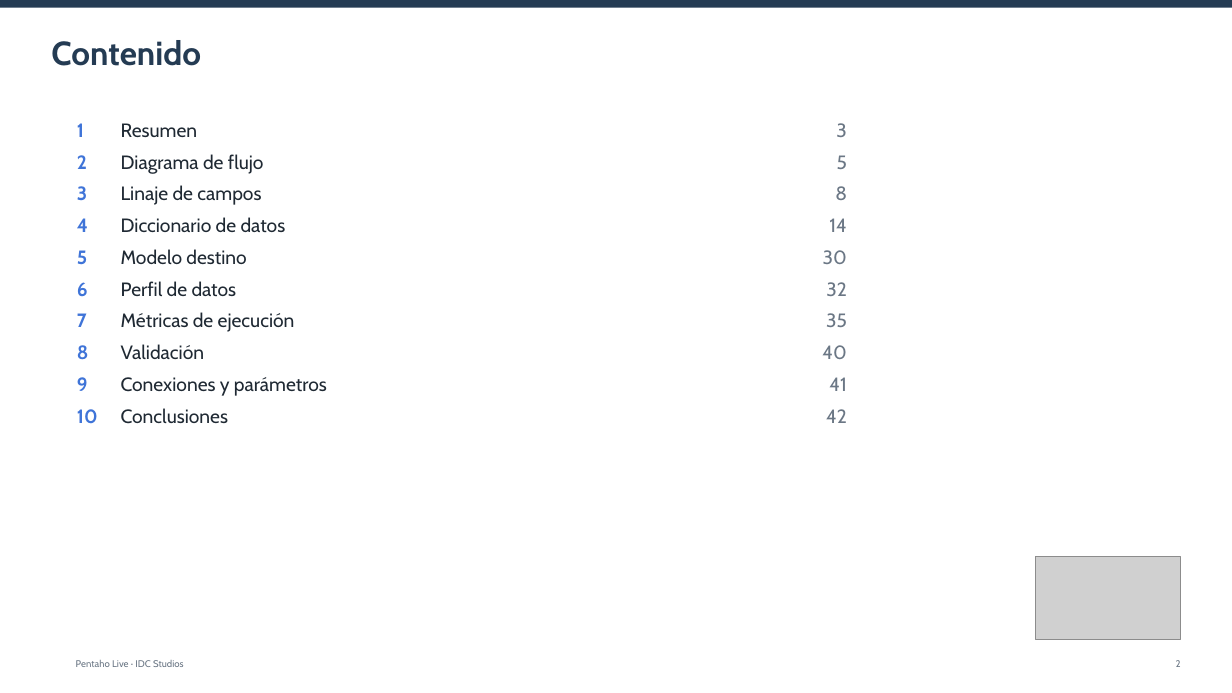
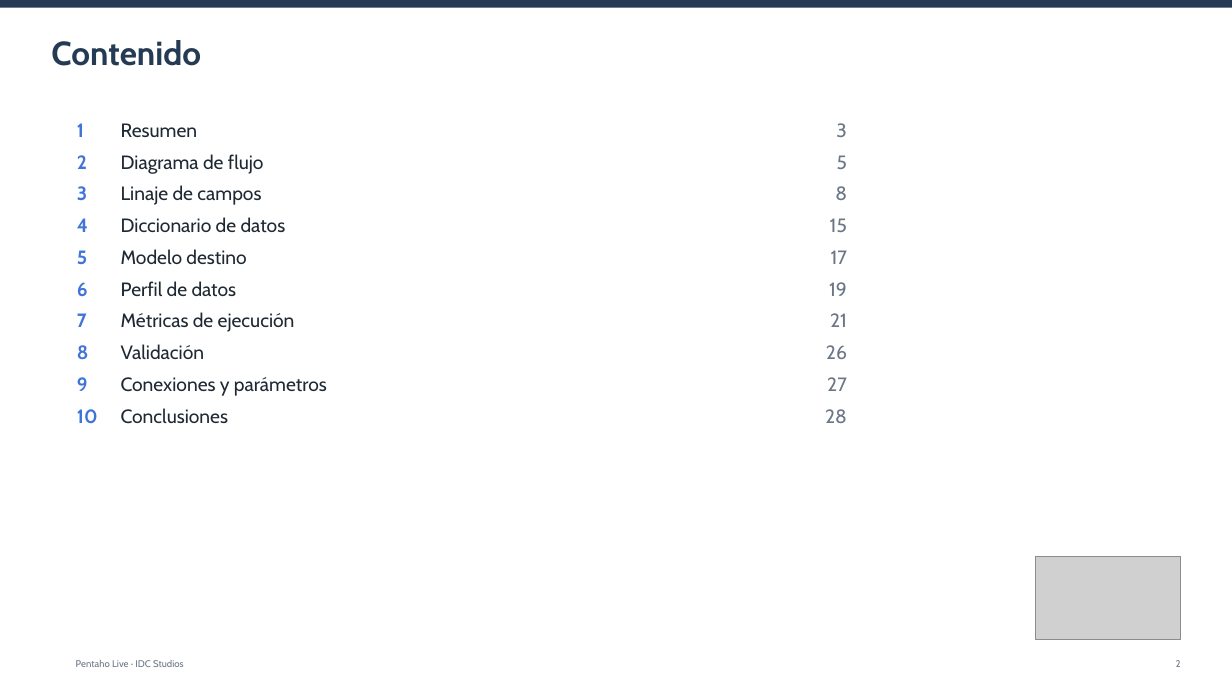
Before and after one commit to IvI2511/pentaho-mcp, a slide deck: slide 2 of ejemplo/informes/04_hechos_ventas.pptx. Drawn at 1232x693 pixels with LibreOffice and Linux fonts; fonts in the diff are those of the drawing; grey boxes stand for pictures; background and template pictures are left out. Boxes give left, top, right and bottom in pixels: in the first picture for what was removed or moved away, otherwise in the second. Text is boxed around its words. In the diff, an @@ line names an element or a change of style, - is before the commit and + after.

```diff
--- a/ejemplo/informes/04_hechos_ventas.pptx
+++ b/ejemplo/informes/04_hechos_ventas.pptx
@@ text at (77, 217, 847, 424): text changed @@
-4 Diccionario de datos 14
-5 Modelo destino 30
-6 Perfil de datos 32
-7 Métricas de ejecución 35
-8 Validación 40
-9 Conexiones y parámetros 41
-10 Conclusiones 42
+4 Diccionario de datos 15
+5 Modelo destino 17
+6 Perfil de datos 19
+7 Métricas de ejecución 21
+8 Validación 26
+9 Conexiones y parámetros 27
+10 Conclusiones 28
```
Also in this commit, not shown: 17 other slides changed, 2 slides added, 16 slides removed, 30 other files.
